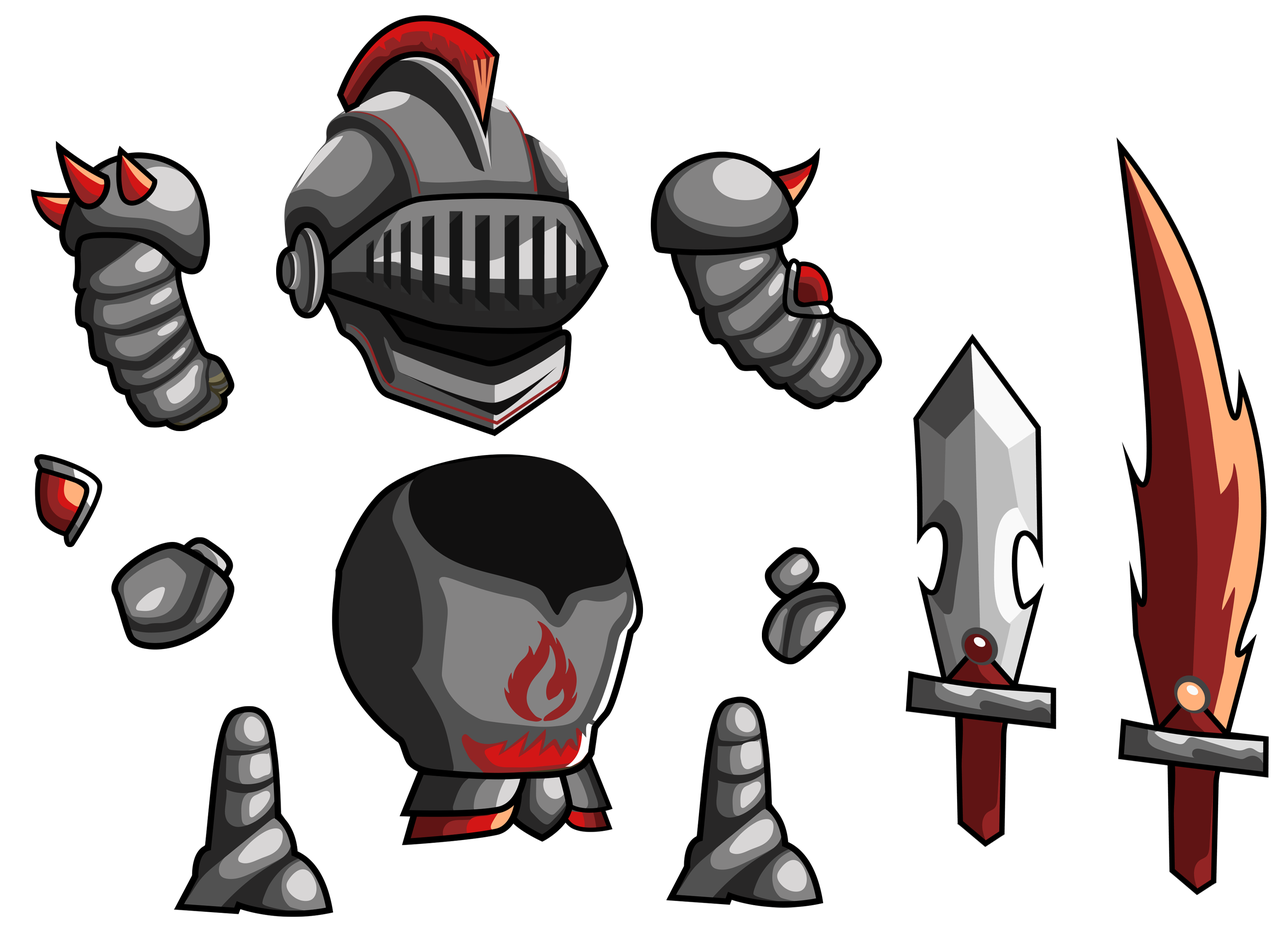
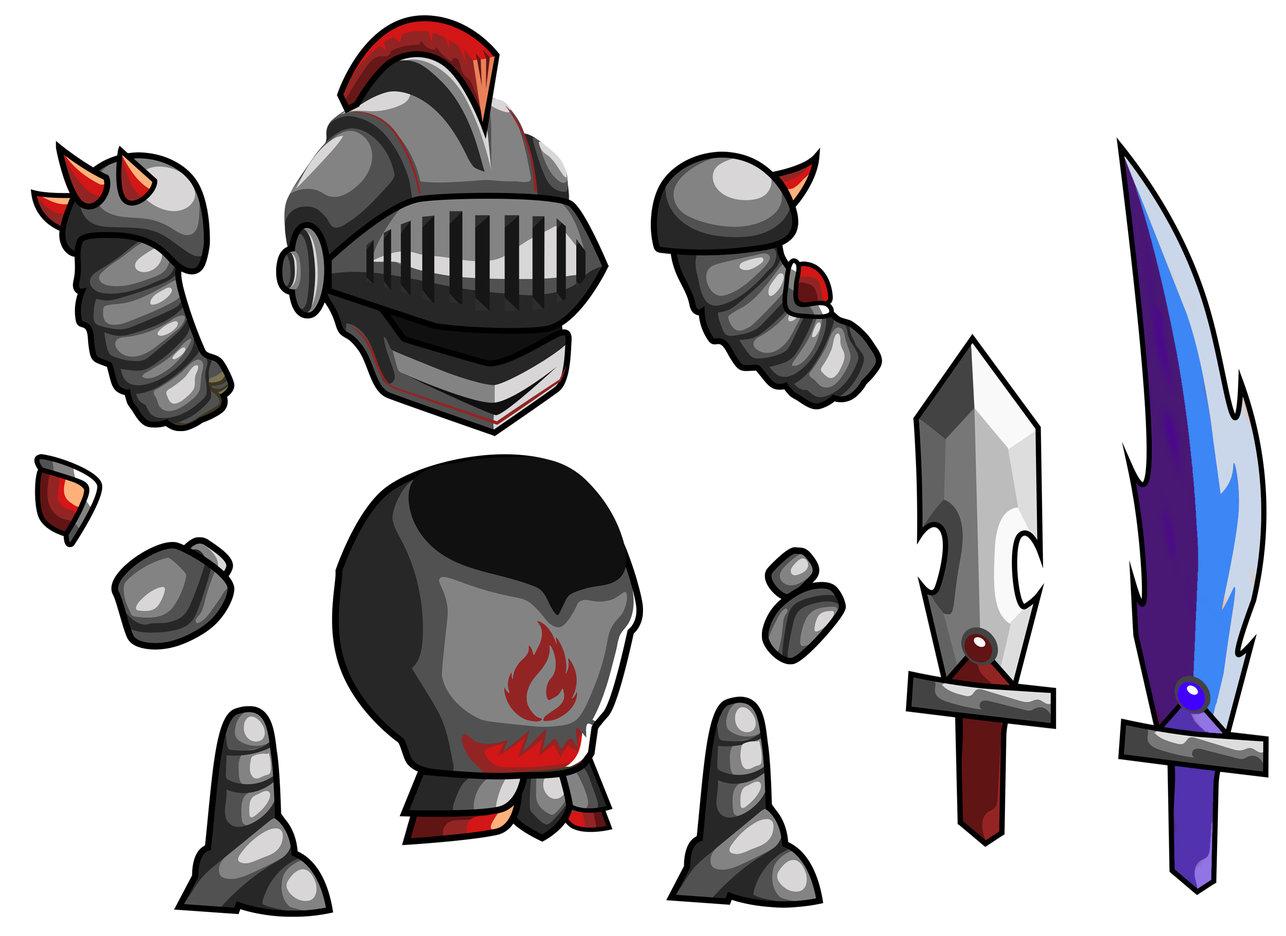
Comparing the layer stacks of the two 1286×936 images. Changes:
painted on "Arma2" over box(1124, 156, 1262, 889)
